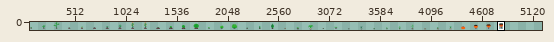
Two versions of one sprite sheet, Assets/Content/plant.png. Above, an overview of the earlier version with the close-up marked.
Close-up. As it was:
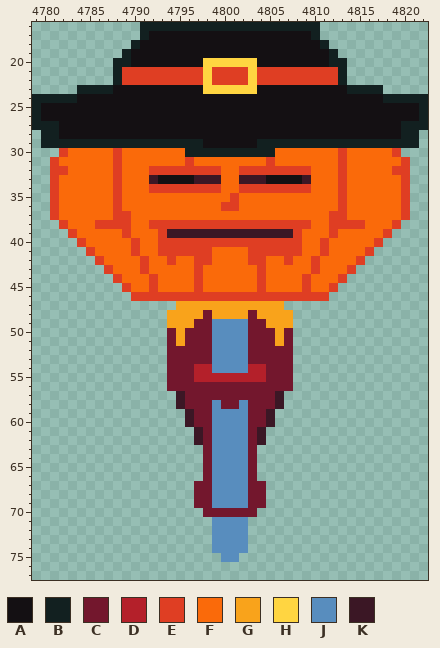
The file is 4864x128 pixels. Shown: x 4779..4822, y 16..77. The old version is drawn lined up with the new one, on the new canvas. The wide view leaves out empty margins. The commit also changed other parts of the picture, which this record leaves out.
Palette (. is transparent): A #141013  B #122020  C #73172d  D #b4202a  E #df3e23  F #fa6a0a  G #f9a31b  H #ffd541  J #588dbe  K #3b1725
Pixels before (only the part around the change), first column x 4779:
16 ............BBBBBBBBBBBBBBBBBBBB............
17 ............BAAAAAAAAAAAAAAAAAAB............
18 ...........BAAAAAAAAAAAAAAAAAAAAB...........
19 ..........BAAAAAAAAAAAAAAAAAAAAAAB..........
20 .........BBAAAAAAAAHHHHHHAAAAAAAABB.........
21 .........BEEEEEEEEEHEEEEHEEEEEEEEEB.........
22 .........BEEEEEEEEEHEEEEHEEEEEEEEEB.........
23 .....BBBBAAAAAAAAAAHHHHHHAAAAAAAAAABBBB.....
24 BBBBBAAAAAAAAAAAAAAAAAAAAAAAAAAAAAAAAAABBBBB
25 BAAAAAAAAAAAAAAAAAAAAAAAAAAAAAAAAAAAAAAAAAAB
26 BAAAAAAAAAAAAAAAAAAAAAAAAAAAAAAAAAAAAAAAAAAB
27 BBBAAAAAAAAAAAAAAAAAAAAAAAAAAAAAAAAAAAAAABBB
28 .BBAAAAAAAAAAAAAAAAAAAAAAAAAAAAAAAAAAAAAABB.
29 .BBBBBBBBBBBBBBBBBBAAAAAABBBBBBBBBBBBBBBBBB.
30 ...EFFFFFEFFFFFFFBBBBBBBBBBFFFFFFFEFFFFFE...
31 ..EFFFFFFEFFFFFFFEFFFFFFFFEFFFFFFFEFFFFFFE..
32 ..EEFFFFFEFFFEEEEEEEEFFEEEEEEEEFFFEFFFFFEE..
33 ..EFFFFFFEFFFKAAAAKKKFFKKKAAAAKFFFEFFFFFFE..
34 ..EFFFFFFEFFFEEEEEEEEFFEEEEEEEEFFFEFFFFFFE..
35 ..EFFFFFFEFFFFFFFFFFFFEFFFFFFFFFFFEFFFFFFE..
36 ..EFFFFFFEFFFFFFFFFFFEEFFFFFFFFFFFEFFFFFFE..
37 ..EFFFFFFEEFFFFFFFFFFFFFFFFFFFFFFEEFFFFFFE..
38 ...EFFFEEEEFFEEEEEEEEEEEEEEEEEEFFEEEEFFFE...
39 ....EFFFFFEFFFEKKKKKKKKKKKKKKEFFFEFFFFFE....
40 .....EFFFFFEFFEEEEEEEEEEEEEEEEFFEFFFFFE.....
41 ......EFFFFEFFEEEEEEFFFFEEEEEEFFEFFFFE......
42 .......EFFFFEFFEFFEEFFFFEEFFEFFEFFFFE.......
43 ........EFFFEFFFFFEFFFFFFEFFFFFEFFFE........
44 .........EFFFEFFFFEFFFFFFEFFFFEFFFE.........
45 ..........EFFEFFFFEFFFFFFEFFFFEFFE..........
46 ...........EEEEEEEEEEEEEEEEEEEEEE...........
47 ................GGGGGGGGGGGG................
48 ...............GGGGCGGGGCGGGG...............
49 ...............GGGCCJJJJCCGGG...............
50 ...............CGCCCJJJJCCCGC...............
51 ...............CGCCCJJJJCCCGC...............
52 ...............CCCCCJJJJCCCCC...............
53 ...............CCCCCJJJJCCCCC...............
54 ...............CCCDDJJJJDDCCC...............
55 ...............CCCDDDDDDDDCCC...............
56 ...............CCCCCCCCCCCCCC...............
57 ................KCCCCCCCCCCK................
58 ................KCCCJCCJCCCK................
59 .................KCCJJJJCCK.................
60 .................KCCJJJJCCK.................
61 ..................KCJJJJCK..................
62 ..................KCJJJJCK..................
63 ...................CJJJJC...................
64 ...................CJJJJC...................
65 ...................CJJJJC...................
66 ...................CJJJJC...................
67 ..................CCJJJJCC..................
68 ..................CCJJJJCC..................
69 ..................CCJJJJCC..................
70 ...................CCCCCC...................
71 ....................JJJJ....................
72 ....................JJJJ....................
73 ....................JJJJ....................
74 ....................JJJJ....................
75 .....................JJ.....................
76 ............................................
77 ............................................
Once edited:
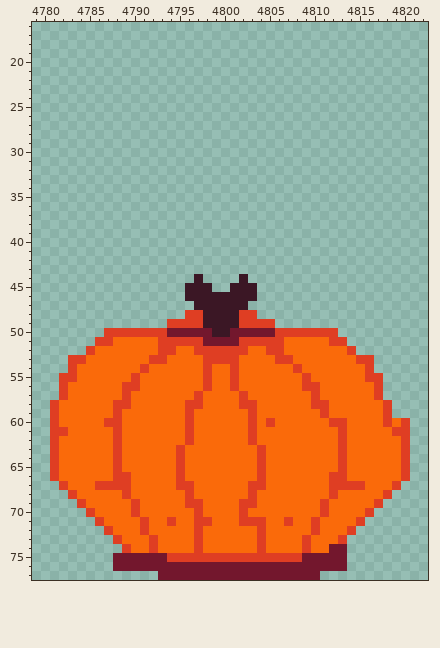
Difference:
canvas 4864x128 -> 5248x128
Changed rows in their new state; - is an unchanged pixel.
first column x 4779:
16 ------------....................------------
17 ------------....................------------
18 -----------......................-----------
19 ----------........................----------
20 ---------..........................---------
21 ---------..........................---------
22 ---------..........................---------
23 -----..................................-----
24 ............................................
25 ............................................
26 ............................................
27 ............................................
28 -..........................................-
29 -..........................................-
30 ---......................................---
31 --........................................--
32 --........................................--
33 --........................................--
34 --........................................--
35 --........................................--
36 --........................................--
37 --........................................--
38 ---......................................---
39 ----....................................----
40 -----..................................-----
41 ------................................------
42 -------..............................-------
43 --------............................--------
44 ---------.........K....K...........---------
45 ----------.......KKK..KKK.........----------
46 -----------......KKKKKKKK........-----------
47 ----------------..KKKKKK....----------------
48 ---------------..EEKKKKEE....---------------
49 ---------------EEEEKKKKEEEE..---------------
50 --------EEEEEEE-C---KKCC---EEEEEEE----------
51 -------EEFFFFFEEEEE-CCCEEEEEFFFFFEE---------
52 ------EFFFFFFFEEFFEEEEEEFFEEFFFFFFFE--------
53 ----EEFFFFFFFEEFFFFEEEEFFFFEEFFFFFFFEE------
54 ----EFFFFFFFEFFFFFFEFFEFFFFFFEFFFFFFFE------
55 ---EEFFFFFFEFFFFFFFEFFEFFFFFFFEFFFFFFEE-----
56 ---EFFFFFFEEFFFFFFFEFFEFFFFFFFEEFFFFFFE-----
57 ---EFFFFFFEFFFFFFFEFFFFEFFFFFFFEFFFFFFE-----
58 --EFFFFFFEEFFFFFFEEFFFFEEFFFFFFEEFFFFFFE----
59 --EFFFFFFEFFFFFFFEFFFFFFEFFFFFFFEFFFFFFE----
60 --EFFFFFEEFFFFFFFEFFFFFFEFEFFFFFFEEFFFFEFE--
61 --EEFFFFFEFFFFFFFEFFFFFFEFFFFFFFFFEFFFFFEE--
62 --EFFFFFFEFFFFFFFEFFFFFFEFFFFFFFFFEFFFFFFE--
63 --EFFFFFFEFFFFFFEFFFFFFFFEFFFFFFFFEFFFFFFE--
64 --EFFFFFFEFFFFFFEFFFFFFFFEFFFFFFFFEFFFFFFE--
65 --EFFFFFFEFFFFFFEFFFFFFFFEFFFFFFFFEFFFFFFE--
66 --EFFFFFFEEFFFFFEFFFFFFFFEFFFFFFFEEFFFFFFE--
67 ---EFFFEEEEFFFFFEEFFFFFFEEFFFFFFFEEEEFFFE---
68 ----EFFFFFEFFFFFFEFFFFFFEFFFFFFFFEFFFFFE----
69 -----EFFFFFEFFFFFEEFFFFEEFFFFFFFEFFFFFE-----
70 ------EFFFFEFFFFFFEFFFFEFFFFFFFFEFFFFE------
71 -------EFFFFEFFEFFEEFFFEEEFFEFFEFFFFE-------
72 --------EFFFEFFFFFEFFFFFFEFFFFFEFFFE--------
73 ---------EFFFEFFFFEFFFFFFEFFFFEFFFE---------
74 ----------EFFEFFFFEFFFFFFEFFFFEFFCC---------
75 ---------CCCCCCEEEEEEEEEEEEEEECCCCC---------
76 ---------CCCCCCCCCCCCCCCCCCCCCCCCCC---------
77 --------------CCCCCCCCCCCCCCCCCC------------
Changed places in both close-ups, as pixel boxes (x1, y1, x2, y2):
changed: (32, 22, 428, 580)
